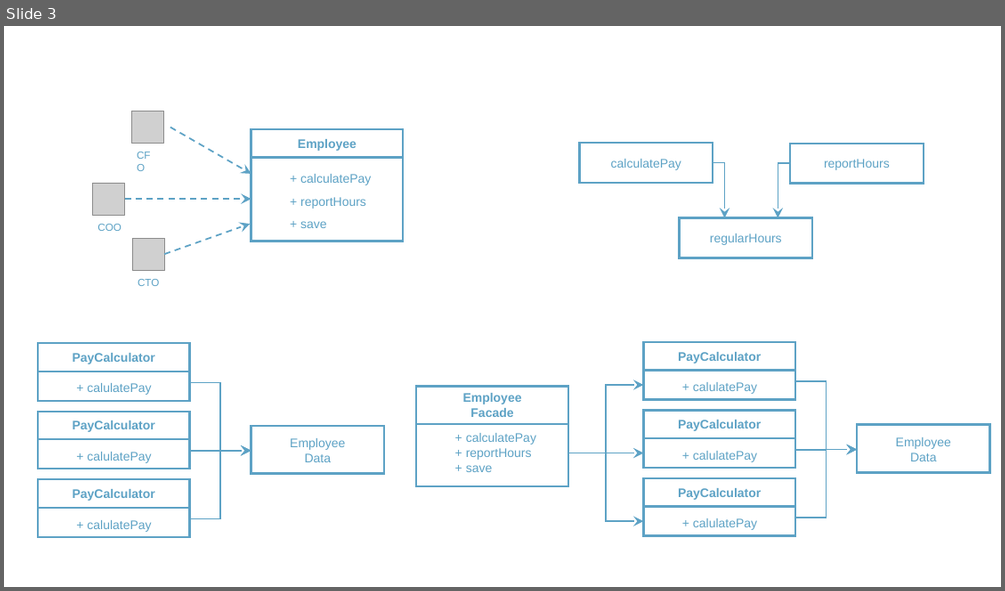
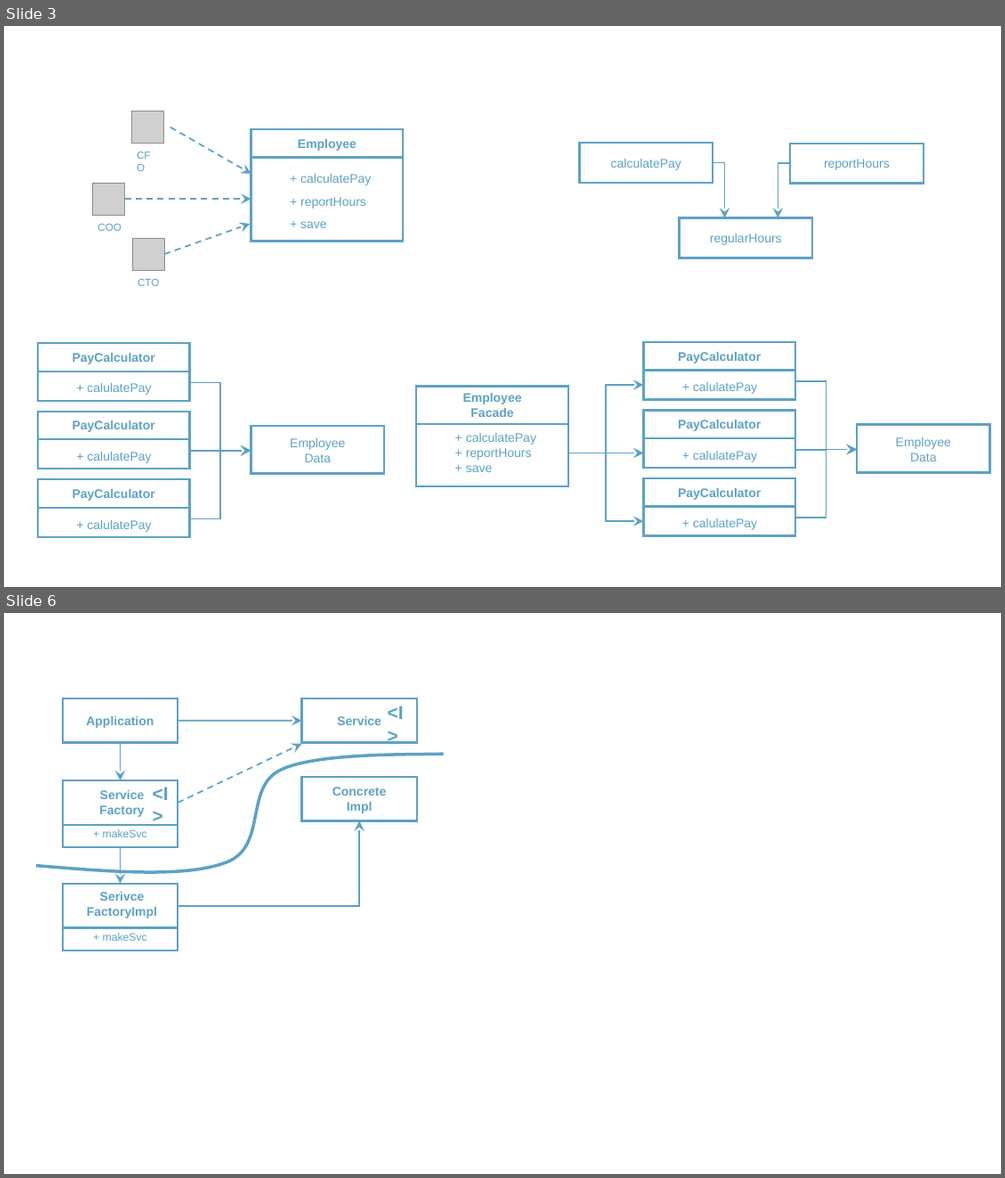
Before and after one commit to rudaks-han/book-summary, a slide deck: Clean Architecture/ref/프레젠테이션1.pptx. Shown one above the other, each under a label of ours: slide 3 before the commit, slides 3 and 6 after it; the slides between them are not shown. The pictures are 1005x591 and 1005x1178 pixels, drawn with LibreOffice and Linux fonts; fonts in the diff are those of the drawing; grey boxes stand for pictures. Boxes give left, top, right and bottom in pixels: in the first picture for what was removed or moved away, otherwise in the second. Text is boxed around its words. In the diff, an @@ line names an element or a change of style, - is before the commit and + after.

```diff
--- a/Clean Architecture/ref/프레젠테이션1.pptx
+++ b/Clean Architecture/ref/프레젠테이션1.pptx
@@ slide 6 added at (x1=4, y1=613, x2=1001, y2=1174), background #FFFFFF @@
@@ rectangle added at (x1=63, y1=698, x2=178, y2=742), outline #5DA2C5 2 pt @@
@@ text added at (x1=86, y1=716, x2=154, y2=728), 12 pt, text #5DA2C5, bold @@
+Application
@@ rectangle added at (x1=301, y1=698, x2=417, y2=742), outline #5DA2C5 2 pt @@
@@ text added at (x1=337, y1=716, x2=381, y2=725), 12 pt, text #5DA2C5, bold @@
+Service
@@ text added at (x1=388, y1=706, x2=404, y2=719), 18 pt, text #5DA2C5, bold @@
+<I>
@@ arrow added from (120, 742) to (120, 780), #5DA2C5 1.5 pt @@
@@ arrow added from (178, 721) to (301, 721), #5DA2C5 1.5 pt @@
@@ arrow added from (178, 803) to (301, 744), #5DA2C5 1.5 pt dashed @@
@@ freeform shape added at (x1=36, y1=754, x2=444, y2=872), outline #5DA2C5 3 pt @@
@@ text added at (x1=153, y1=787, x2=169, y2=800), 18 pt, text #5DA2C5, bold @@
+<I>
@@ rectangle added at (x1=301, y1=777, x2=417, y2=821), outline #5DA2C5 2 pt @@
@@ text added at (x1=332, y1=787, x2=387, y2=813), 12 pt, text #5DA2C5, bold @@
+Concrete
+Impl
@@ elbow arrow added from (178, 906) to (359, 821), #5DA2C5 1.5 pt @@
@@ group added at (x1=63, y1=780, x2=178, y2=847): 2 rectangles, 2 texts @@
+Service
+Factory
++ makeSvc
@@ arrow added from (120, 847) to (120, 884), #5DA2C5 1.5 pt @@
@@ group added at (x1=63, y1=884, x2=178, y2=950): 2 rectangles, 2 texts @@
+Serivce
+FactoryImpl
++ makeSvc
```
Also in this commit, not shown: 2 other slides added, 14 other files.
